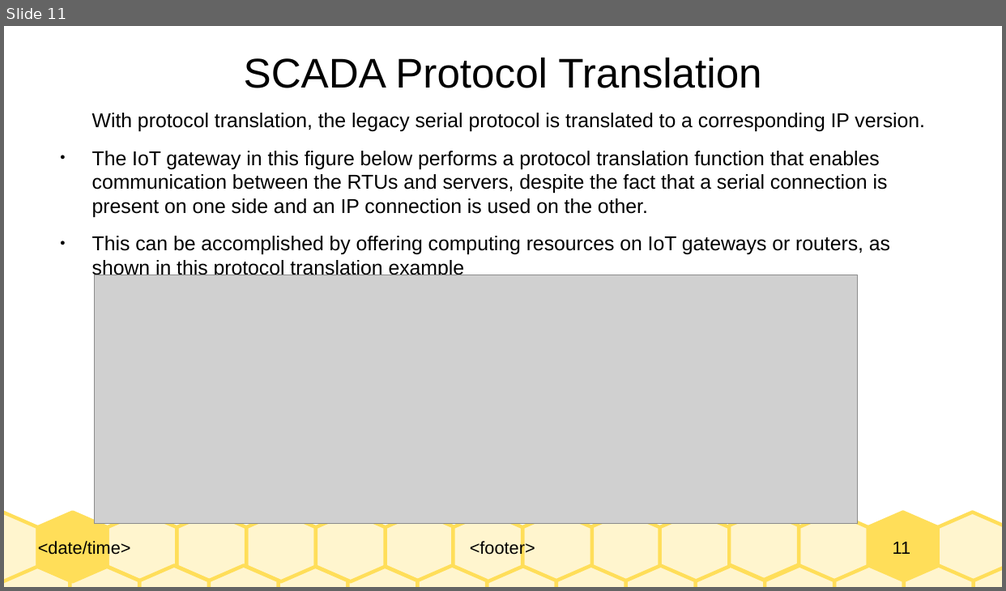
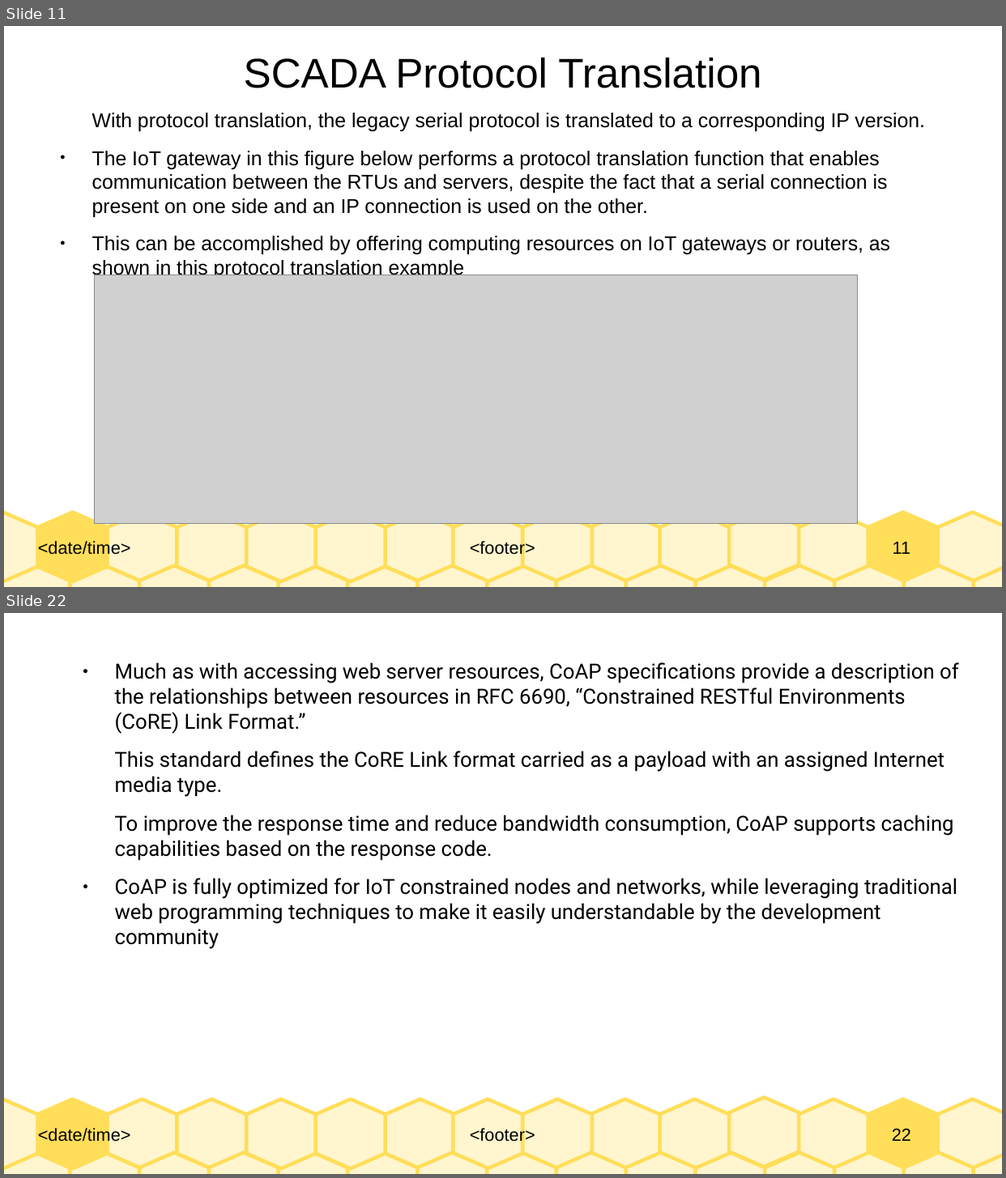
Before and after one commit to Dihfahsih1/Masters-Software-Engineering, a slide deck: yr-sem1/IoT/chapter-6-slides.odp. Shown one above the other, each under a label of ours: slide 11 before the commit, slides 11 and 22 after it; the slides between them are not shown. The pictures are 1006x591 and 1006x1178 pixels, drawn with LibreOffice and Linux fonts; fonts in the diff are those of the drawing; grey boxes stand for pictures. Boxes give left, top, right and bottom in pixels: in the first picture for what was removed or moved away, otherwise in the second. Text is boxed around its words. In the diff, an @@ line names an element or a change of style, - is before the commit and + after.

```diff
--- a/yr-sem1/IoT/chapter-6-slides.odp
+++ b/yr-sem1/IoT/chapter-6-slides.odp
@@ slide 22 added at (x1=4, y1=613, x2=1002, y2=1174), background #FFFFFF; not listed: 33 template elements that a slide beside it also shows @@
@@ text added at (x1=115, y1=662, x2=959, y2=949), 16.6 pt, text #000000 @@
+● Much as with accessing web server resources, CoAP specifications provide a description of the relationships between resources in RFC 6690, “Constrained RESTful Environments (CoRE) Link Format.”
+This standard defines the CoRE Link format carried as a payload with an assigned Internet media type.
+To improve the response time and reduce bandwidth consumption, CoAP supports caching capabilities based on the response code.
+● CoAP is fully optimized for IoT constrained nodes and networks, while leveraging traditional web programming techniques to make it easily understandable by the development community
```
Also in this commit, not shown: 11 other slides added, 1 other file.
